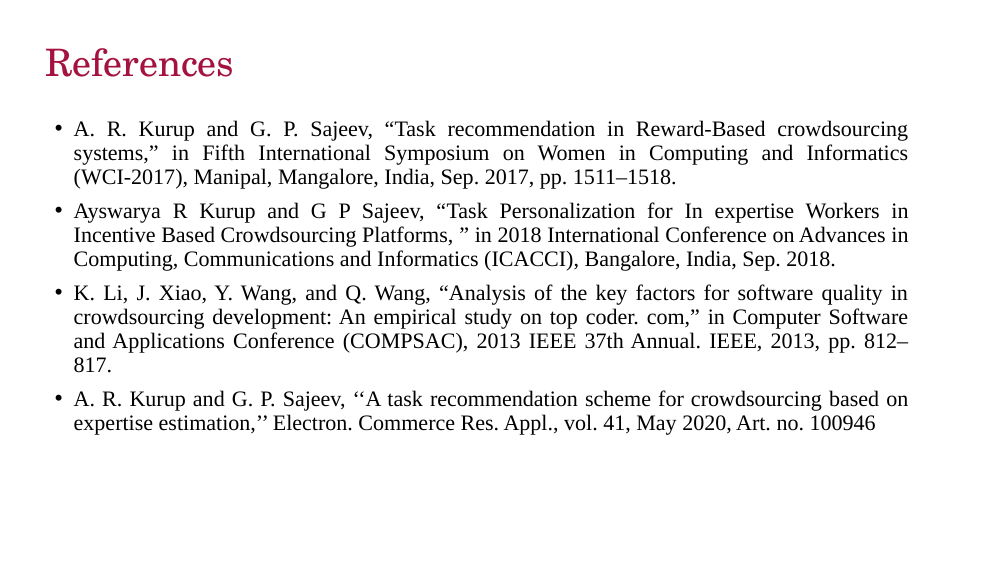
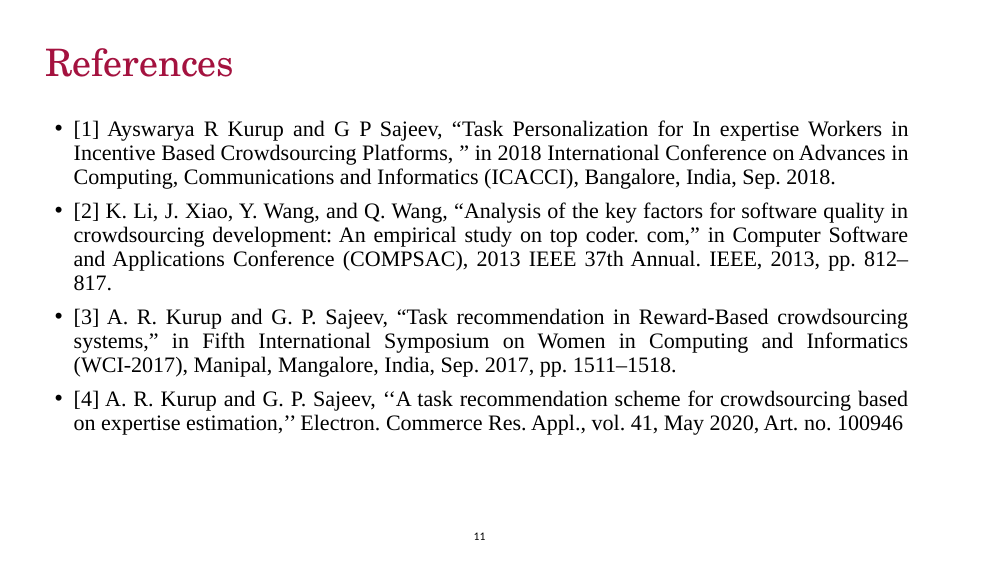
Before and after one commit to manikantathota23/Effective-Task-Allocation-and-Failure-detection, a slide deck: slide 20 of Documentation/First_review_D6.pptx (slide 16 before the commit). Drawn at 1008x567 pixels with LibreOffice and Linux fonts; fonts in the diff are those of the drawing; background and template pictures are left out. Boxes give left, top, right and bottom in pixels: in the first picture for what was removed or moved away, otherwise in the second. Text is boxed around its words. In the diff, an @@ line names an element or a change of style, - is before the commit and + after.

```diff
--- a/Documentation/First_review_D6.pptx
+++ b/Documentation/First_review_D6.pptx
@@ text at (74, 120, 909, 435): text changed @@
-• A. R. Kurup and G. P. Sajeev, “Task recommendation in Reward-Based crowdsourcing systems,” in Fifth International Symposium on Women in Computing and Informatics (WCI-2017), Manipal, Mangalore, India, Sep. 2017, pp. 1511–1518.
-• Ayswarya R Kurup and G P Sajeev, “Task Personalization for In expertise Workers in Incentive Based Crowdsourcing Platforms, ” in 2018 International Conference on Advances in Computing, Communications and Informatics (ICACCI), Bangalore, India, Sep. 2018.
-• K. Li, J. Xiao, Y. Wang, and Q. Wang, “Analysis of the key factors for software quality in crowdsourcing development: An empirical study on top coder. com,” in Computer Software and Applications Conference (COMPSAC), 2013 IEEE 37th Annual. IEEE, 2013, pp. 812–817.
-• A. R. Kurup and G. P. Sajeev, ‘‘A task recommendation scheme for crowdsourcing based on expertise estimation,’’ Electron. Commerce Res. Appl., vol. 41, May 2020, Art. no. 100946
+• [1] Ayswarya R Kurup and G P Sajeev, “Task Personalization for In expertise Workers in Incentive Based Crowdsourcing Platforms, ” in 2018 International Conference on Advances in Computing, Communications and Informatics (ICACCI), Bangalore, India, Sep. 2018.
+• [2] K. Li, J. Xiao, Y. Wang, and Q. Wang, “Analysis of the key factors for software quality in crowdsourcing development: An empirical study on top coder. com,” in Computer Software and Applications Conference (COMPSAC), 2013 IEEE 37th Annual. IEEE, 2013, pp. 812–817.
+• [3] A. R. Kurup and G. P. Sajeev, “Task recommendation in Reward-Based crowdsourcing systems,” in Fifth International Symposium on Women in Computing and Informatics (WCI-2017), Manipal, Mangalore, India, Sep. 2017, pp. 1511–1518.
+• [4] A. R. Kurup and G. P. Sajeev, ‘‘A task recommendation scheme for crowdsourcing based on expertise estimation,’’ Electron. Commerce Res. Appl., vol. 41, May 2020, Art. no. 100946
@@ text added at (474, 532, 486, 540), 11 pt, text #000000 @@
+11
```
Also in this commit, not shown: 4 other slides changed, 15 slides added, 11 slides removed, 2 other files.
